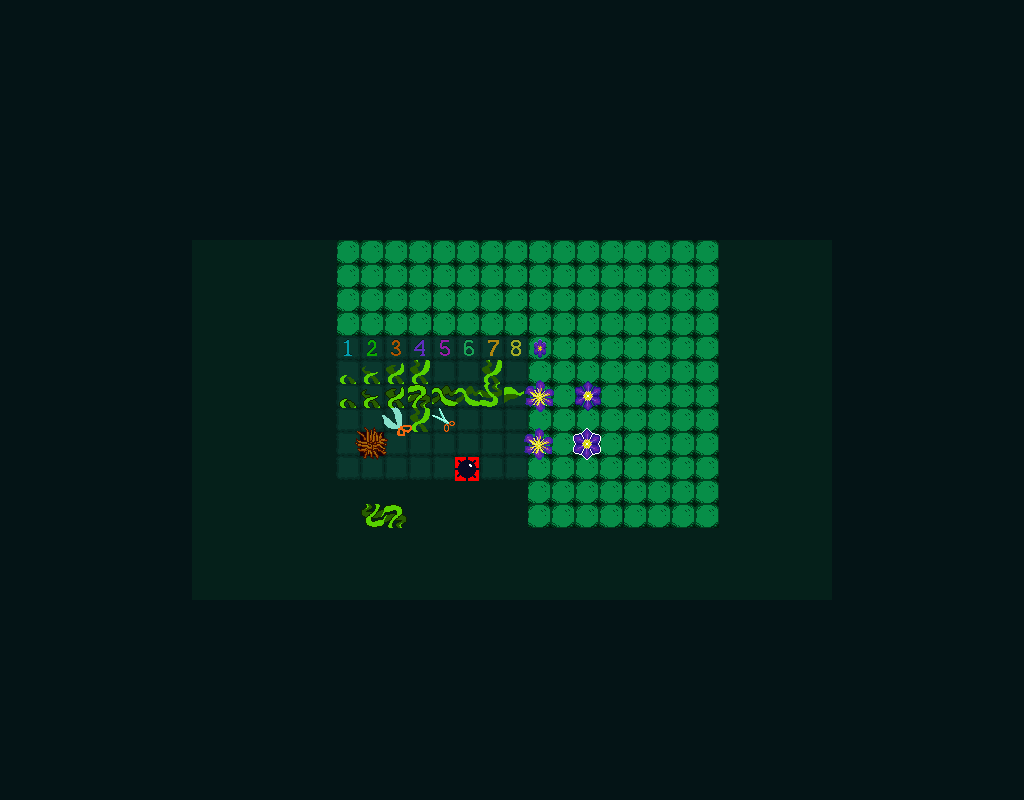
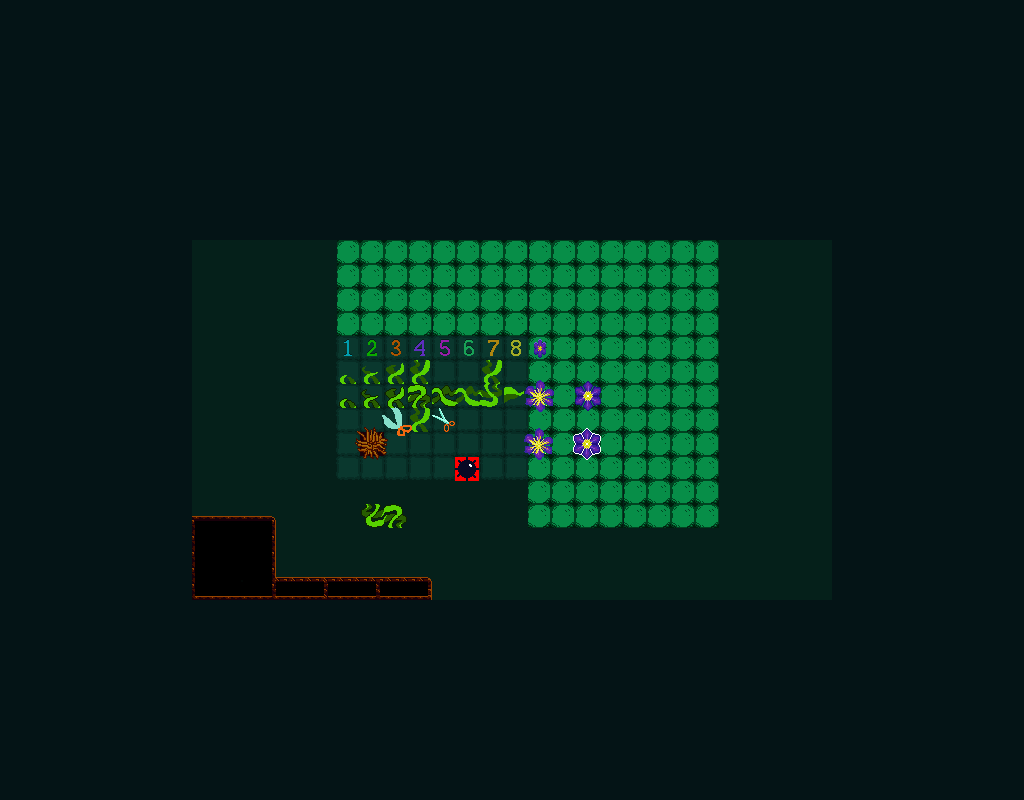
Two versions of the same layered image (1024x800). Layer-by-layer changes:
added layer "HUD copy" above "mine #1" over [192, 516, 432, 600]
